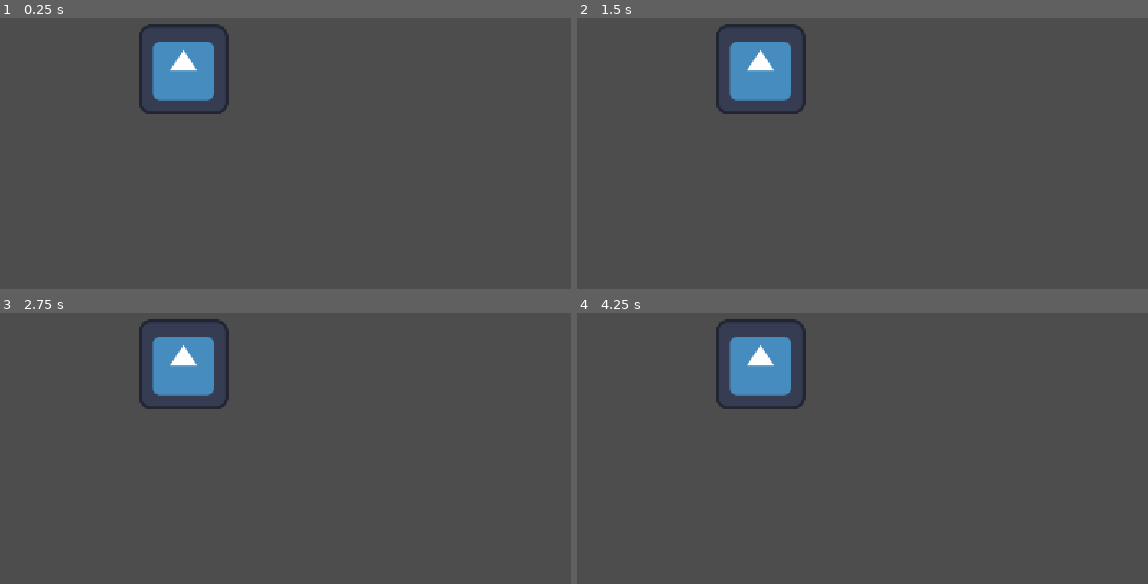
Above: before the commit, frames 1-4 (two rows, left to right).
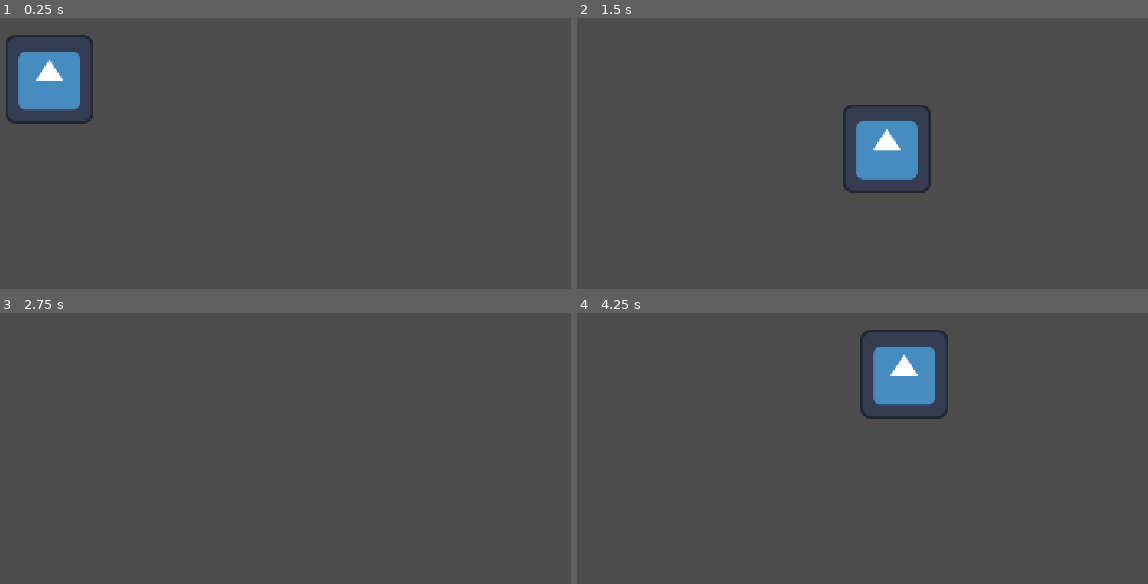
Above: after the commit, the same moments.

Repository: LordDerp/web
Game: Godot game, scene res://main.tscn
Same seed, same stepped clock (60 frames per second), same inputs: the game is played once before the commit and once after it. The engine's default icon, where the game draws it, is replaced by a stand-in: a white triangle on a blue panel in a dark square.
Inputs:
- Up to frame 1 (0.25 s): no input
- Up to frame 2 (1.5 s): tap Enter at 0.5 s; hold D (right, bound only after the commit) 0.53-1.28 s; hold S (down, bound only after the commit) from 1.28 s (still down)
- Up to frame 3 (2.75 s): release S (down, bound only after the commit) at 2.03 s; hold D (right, bound only after the commit) from 2.03 s (still down)
- Up to frame 4 (4.25 s): tap Space at 2.75 s; release D (right, bound only after the commit) at 2.78 s; hold W (up, bound only after the commit) 2.78-3.53 s; hold A (left, bound only after the commit) from 3.53 s (still down)

The runs differ from the first frame. In frame 1, 6.0% of the frame differs, in the area x 1-41%, y 2-40%; in frame 2, 6.1%, in the area x 24-62%, y 2-65%; in frame 3, 3.2%; in frame 4, 6.1%.

Commit message:
movement????/

Diff:
--- a/main.tscn
+++ b/main.tscn
@@ -1,9 +1,8 @@
 [gd_scene format=3 uid="uid://bjljnnhrt533k"]
 
-[ext_resource type="Texture2D" uid="uid://dlctyah5sn7bu" path="res://icon.svg" id="1_ig7tw"]
+[ext_resource type="PackedScene" uid="uid://b3ulrtg7v0isq" path="res://player.tscn" id="1_ig7tw"]
 
 [node name="Main" type="Node2D" unique_id=804525492]
 
-[node name="Icon" type="Sprite2D" parent="." unique_id=204034562]
-position = Vector2(594, 332)
-texture = ExtResource("1_ig7tw")
+[node name="Player" parent="." unique_id=1993893411 instance=ExtResource("1_ig7tw")]
+position = Vector2(401, 346)
--- /dev/null
+++ b/movement.gd
@@ -0,0 +1,8 @@
+extends Sprite2D
+
+var direction := Vector2.ZERO
+
+# Called every frame. 'delta' is the elapsed time since the previous frame.
+func _process(delta):
+	direction = Input.get_vector("left","right","up","down")
+	position += direction * delta * 500
--- /dev/null
+++ b/player.tscn
@@ -0,0 +1,10 @@
+[gd_scene format=3 uid="uid://b3ulrtg7v0isq"]
+
+[ext_resource type="Texture2D" uid="uid://dlctyah5sn7bu" path="res://icon.svg" id="1_onrkg"]
+[ext_resource type="Script" uid="uid://cp0i6mo5p7pn0" path="res://movement.gd" id="2_i3pqv"]
+
+[node name="Player" type="Node2D" unique_id=1993893411]
+
+[node name="Icon" type="Sprite2D" parent="." unique_id=125058217]
+texture = ExtResource("1_onrkg")
+script = ExtResource("2_i3pqv")
--- a/project.godot
+++ b/project.godot
@@ -13,12 +13,44 @@
 config/name="web"
 run/main_scene="uid://bjljnnhrt533k"
 config/features=PackedStringArray("4.7", "GL Compatibility")
+boot_splash/show_image=false
 config/icon="res://icon.svg"
 
 [display]
 
 window/stretch/mode="canvas_items"
 window/stretch/aspect="expand"
+
+[input]
+
+left={
+"deadzone": 0.2,
+"events": [Object(InputEventJoypadMotion,"resource_local_to_scene":false,"resource_name":"","device":-1,"axis":0,"axis_value":-1.0,"script":null)
+, Object(InputEventKey,"resource_local_to_scene":false,"resource_name":"","device":-1,"window_id":0,"alt_pressed":false,"shift_pressed":false,"ctrl_pressed":false,"meta_pressed":false,"pressed":false,"keycode":0,"physical_keycode":65,"key_label":0,"unicode":97,"location":0,"echo":false,"script":null)
+, Object(InputEventKey,"resource_local_to_scene":false,"resource_name":"","device":-1,"window_id":0,"alt_pressed":false,"shift_pressed":false,"ctrl_pressed":false,"meta_pressed":false,"pressed":false,"keycode":0,"physical_keycode":4194319,"key_label":0,"unicode":0,"location":0,"echo":false,"script":null)
+]
+}
+right={
+"deadzone": 0.2,
+"events": [Object(InputEventJoypadMotion,"resource_local_to_scene":false,"resource_name":"","device":-1,"axis":0,"axis_value":1.0,"script":null)
+, Object(InputEventKey,"resource_local_to_scene":false,"resource_name":"","device":-1,"window_id":0,"alt_pressed":false,"shift_pressed":false,"ctrl_pressed":false,"meta_pressed":false,"pressed":false,"keycode":0,"physical_keycode":68,"key_label":0,"unicode":100,"location":0,"echo":false,"script":null)
+, Object(InputEventKey,"resource_local_to_scene":false,"resource_name":"","device":-1,"window_id":0,"alt_pressed":false,"shift_pressed":false,"ctrl_pressed":false,"meta_pressed":false,"pressed":false,"keycode":0,"physical_keycode":4194321,"key_label":0,"unicode":0,"location":0,"echo":false,"script":null)
+]
+}
+up={
+"deadzone": 0.2,
+"events": [Object(InputEventJoypadMotion,"resource_local_to_scene":false,"resource_name":"","device":-1,"axis":1,"axis_value":-1.0,"script":null)
+, Object(InputEventKey,"resource_local_to_scene":false,"resource_name":"","device":-1,"window_id":0,"alt_pressed":false,"shift_pressed":false,"ctrl_pressed":false,"meta_pressed":false,"pressed":false,"keycode":0,"physical_keycode":87,"key_label":0,"unicode":119,"location":0,"echo":false,"script":null)
+, Object(InputEventKey,"resource_local_to_scene":false,"resource_name":"","device":-1,"window_id":0,"alt_pressed":false,"shift_pressed":false,"ctrl_pressed":false,"meta_pressed":false,"pressed":false,"keycode":0,"physical_keycode":4194320,"key_label":0,"unicode":0,"location":0,"echo":false,"script":null)
+]
+}
+down={
+"deadzone": 0.2,
+"events": [Object(InputEventJoypadMotion,"resource_local_to_scene":false,"resource_name":"","device":-1,"axis":1,"axis_value":1.0,"script":null)
+, Object(InputEventKey,"resource_local_to_scene":false,"resource_name":"","device":-1,"window_id":0,"alt_pressed":false,"shift_pressed":false,"ctrl_pressed":false,"meta_pressed":false,"pressed":false,"keycode":0,"physical_keycode":83,"key_label":0,"unicode":115,"location":0,"echo":false,"script":null)
+, Object(InputEventKey,"resource_local_to_scene":false,"resource_name":"","device":-1,"window_id":0,"alt_pressed":false,"shift_pressed":false,"ctrl_pressed":false,"meta_pressed":false,"pressed":false,"keycode":0,"physical_keycode":4194322,"key_label":0,"unicode":0,"location":0,"echo":false,"script":null)
+]
+}
 
 [physics]
 
Not shown, added: movement.gd.uid
Not shown, changed: index.html
Not shown, changed: index.pck
